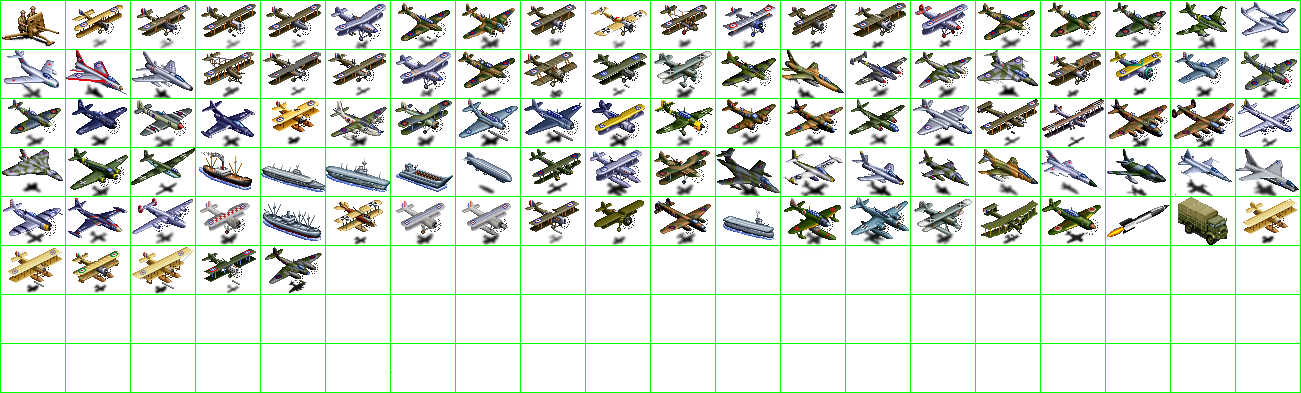
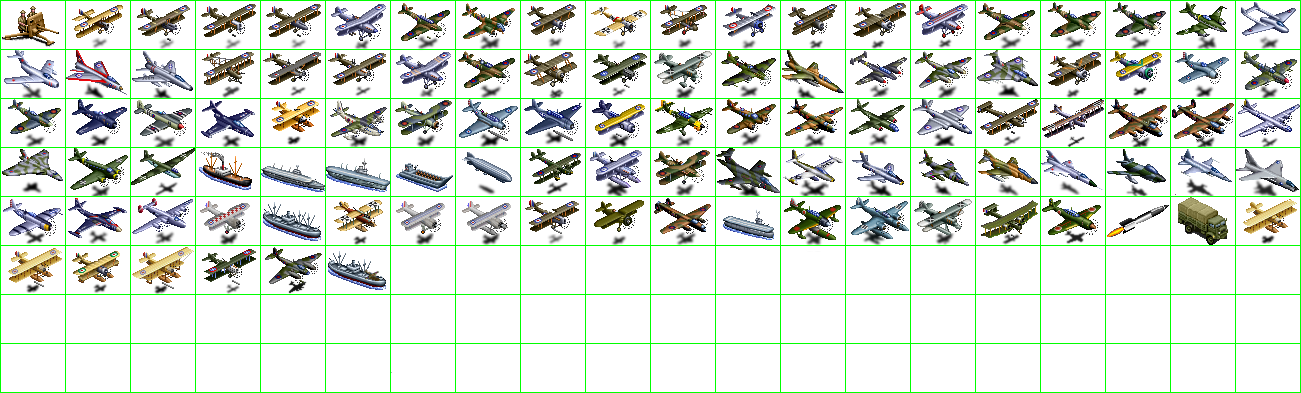
Layers edited between the first and the second 1301 x 393 image:
painted on "units" over [328, 251, 386, 290]
